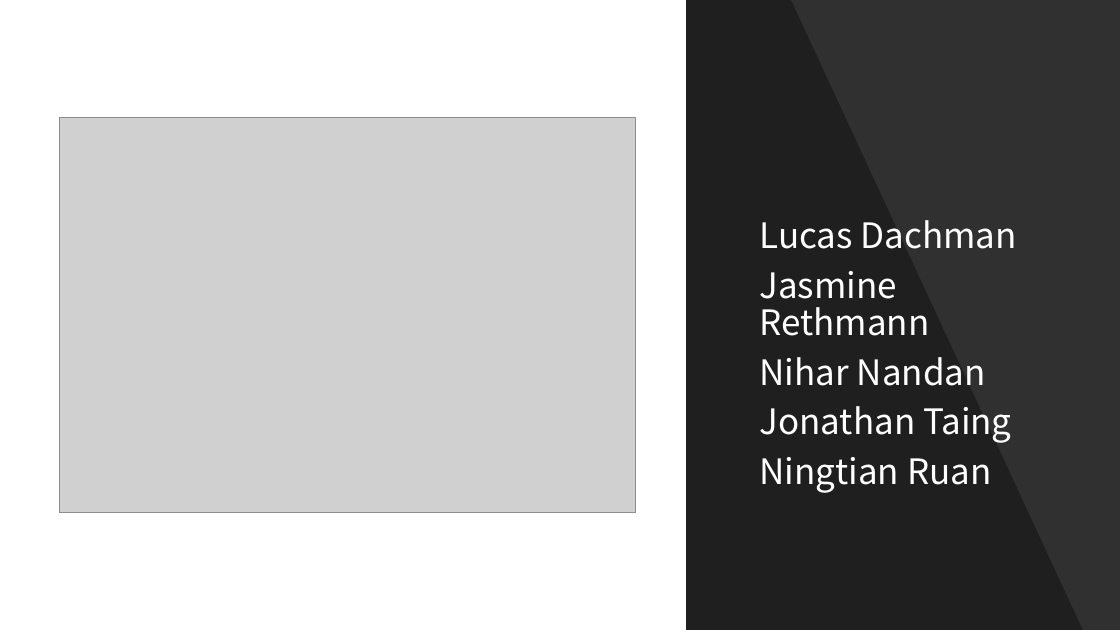
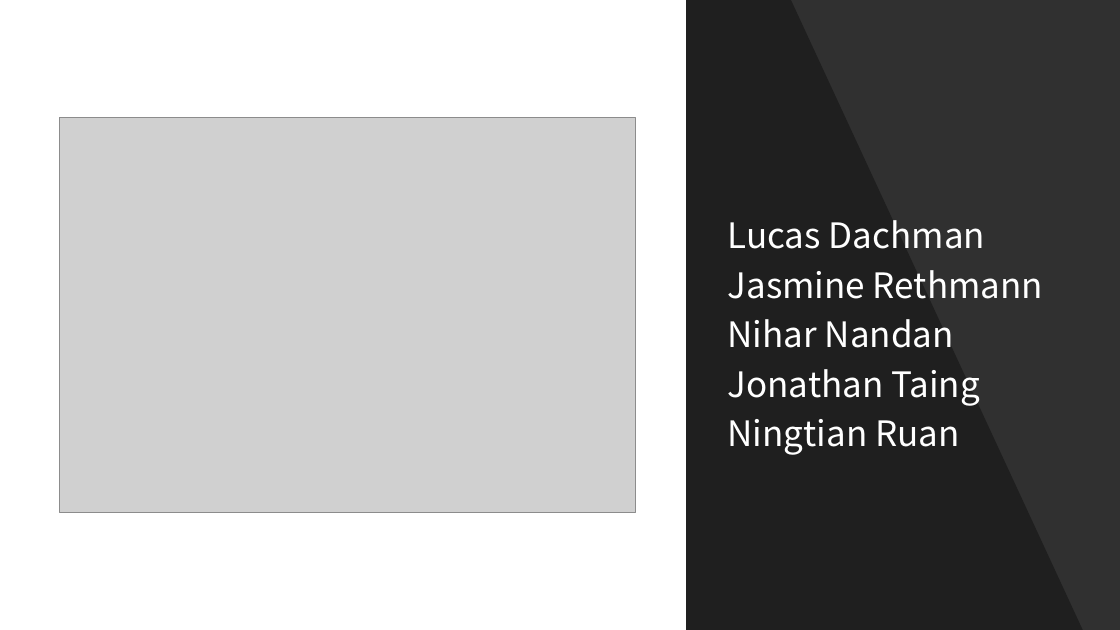
Before and after one commit to Computer-Girl/3308Project, a slide deck: slide 1 of LetsGo.pptx. Drawn at 1120x630 pixels with LibreOffice and Linux fonts; fonts in the diff are those of the drawing; grey boxes stand for pictures. Boxes give left, top, right and bottom in pixels: in the first picture for what was removed or moved away, otherwise in the second. Text is boxed around its words. In the diff, an @@ line names an element or a change of style, - is before the commit and + after.

```diff
--- a/LetsGo.pptx
+++ b/LetsGo.pptx
@@ subtitle "Lucas Dachman" rewrapped from (x1=759, y1=220, x2=1017, y2=493) to (x1=728, y1=220, x2=1043, y2=455) @@
```
Also in this commit, not shown: 1 other slide changed.
